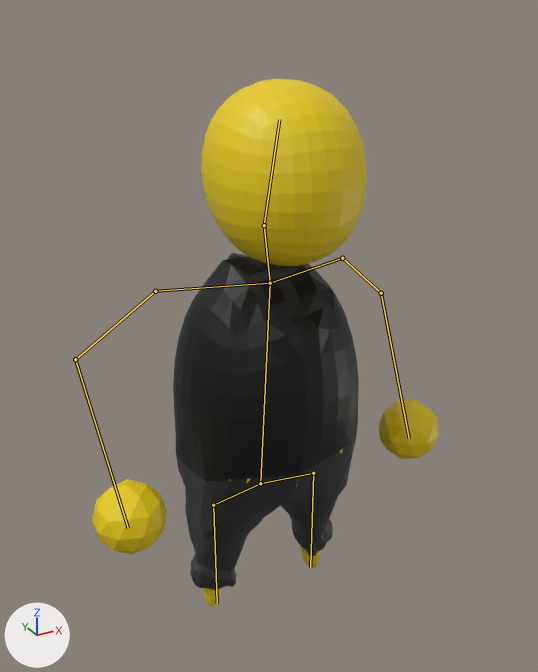
One commit to the Blender file src_assets/musician/garage musician default_2c.blend: the scene before it, then after it.
The view is the same before and after, from a 50 mm camera at (-3.14, -5.78, 3.29) aimed at (0.04, 0.0, 0.4). Every picture has the same lights, and +X, +Y and +Z are marked at lower left. The bones that bend it are drawn over the model as lines.

Objects in the first picture: 'Player'.
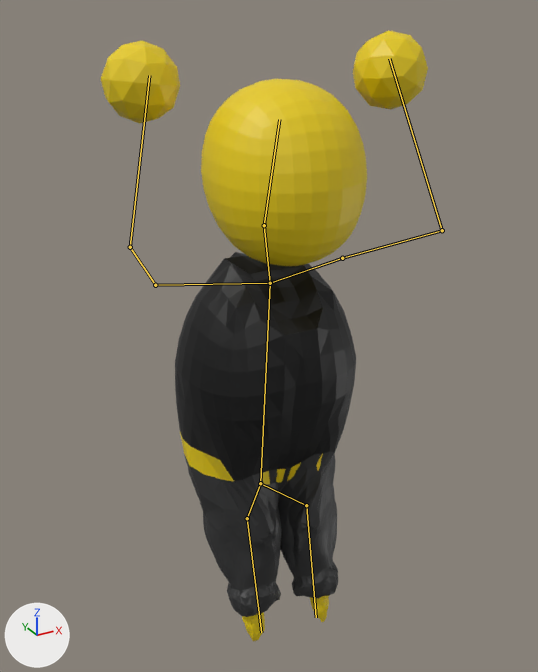
The newer file adds an action. The first version stands in its rest pose; the second is drawn at frame 80 of the action 'Drums'.

Location of each change, (x1, y1, x2, y2) in pixels of the pictures (538 x 672 px):
'Player', posed (15% taller)
    before: (92, 79, 439, 608)
    after: (101, 30, 428, 641)
bone 'Bone.007', root to tip
    before: (342, 258) to (381, 293)
    after: (342, 258) to (442, 230)
bone 'Bone.008', root to tip
    before: (381, 293) to (409, 438)
    after: (442, 230) to (389, 58)
bone 'Bone.004', root to tip
    before: (270, 283) to (155, 291)
    after: (270, 283) to (155, 285)
bone 'Bone.005', root to tip
    before: (155, 291) to (75, 359)
    after: (155, 285) to (130, 247)
bone 'Bone.006', root to tip
    before: (75, 359) to (128, 528)
    after: (130, 247) to (149, 75)
bone 'Bone.009', root to tip
    before: (260, 483) to (213, 505)
    after: (260, 483) to (247, 518)
bone 'Bone.010', root to tip
    before: (213, 505) to (217, 603)
    after: (247, 518) to (261, 632)
bone 'Bone.011', root to tip
    before: (260, 483) to (313, 473)
    after: (260, 483) to (306, 505)
bone 'Bone.012', root to tip
    before: (313, 473) to (310, 567)
    after: (306, 505) to (316, 617)

Diff of the bpy script that builds the scene:
```diff
--- a/src_assets/musician/garage musician default_2c.blend.py
+++ b/src_assets/musician/garage musician default_2c.blend.py
@@ bone_bone_007 @@
 bone_bone_007 = bpy.data.objects['Armature'].pose.bones['Bone.007']  # child of 'Bone.003'
-bone_bone_007.location = (0.0, 0.0, 0.0)
-bone_bone_007.rotation_quaternion = (1.0, 0.0, 0.0, 0.0)  # degrees (0, 0, 0)
+bone_bone_007.location = (-0.02, -0.008, -0.044)
+bone_bone_007.rotation_quaternion = (0.633, 0.658, -0.319, 0.256)  # degrees (96, -48, -8)
@@ bone_bone_008 @@
 bone_bone_008 = bpy.data.objects['Armature'].pose.bones['Bone.008']  # child of 'Bone.007'
-bone_bone_008.rotation_quaternion = (1.0, 0.0, 0.0, 0.0)  # degrees (0, 0, 0)
+bone_bone_008.rotation_quaternion = (46.308, 35.616, -16.0, 17.359)  # degrees (71, -43, 9)
@@ bone_bone_004 @@
 bone_bone_004 = bpy.data.objects['Armature'].pose.bones['Bone.004']  # child of 'Bone'
-bone_bone_004.rotation_quaternion = (1.0, 0.0, 0.0, 0.0)  # degrees (0, 0, 0)
+bone_bone_004.rotation_quaternion = (0.997, -0.078, 0.0, 0.003)  # degrees (-9, 0, 0)
@@ bone_bone_005 @@
 bone_bone_005 = bpy.data.objects['Armature'].pose.bones['Bone.005']  # child of 'Bone.004'
-bone_bone_005.location = (0.0, 0.0, 0.0)
-bone_bone_005.rotation_quaternion = (1.0, 0.0, 0.0, 0.0)  # degrees (0, 0, 0)
+bone_bone_005.location = (-0.025, 0.006, 0.042)
+bone_bone_005.rotation_quaternion = (0.222, 0.787, 0.523, 0.242)  # degrees (142, -9, 70)
@@ bone_bone_006 @@
 bone_bone_006 = bpy.data.objects['Armature'].pose.bones['Bone.006']  # child of 'Bone.005'
-bone_bone_006.rotation_quaternion = (1.0, 0.0, 0.0, 0.0)  # degrees (0, 0, 0)
+bone_bone_006.rotation_quaternion = (0.599, 0.105, 0.76, 0.227)  # degrees (-69, 120, -59)
@@ bone_bone_009 @@
 bone_bone_009 = bpy.data.objects['Armature'].pose.bones['Bone.009']  # child of 'Bone'
-bone_bone_009.rotation_quaternion = (1.0, 0.0, 0.0, 0.0)  # degrees (0, 0, 0)
+bone_bone_009.rotation_quaternion = (0.942, 0.0, 0.0, 0.336)  # degrees (0, 0, 39)
@@ bone_bone_010 @@
 bone_bone_010 = bpy.data.objects['Armature'].pose.bones['Bone.010']  # child of 'Bone.009'
-bone_bone_010.location = (0.0, 0.0, 0.0)
-bone_bone_010.rotation_quaternion = (1.0, 0.0, 0.0, 0.0)  # degrees (0, 0, 0)
+bone_bone_010.location = (0.0, 0.004, 0.0)
+bone_bone_010.rotation_quaternion = (0.995, 0.06, -0.001, 0.083)  # degrees (7, -1, 9)
@@ bone_bone_011 @@
 bone_bone_011 = bpy.data.objects['Armature'].pose.bones['Bone.011']  # child of 'Bone'
-bone_bone_011.rotation_quaternion = (1.0, 0.0, 0.0, 0.0)  # degrees (0, 0, 0)
+bone_bone_011.rotation_quaternion = (0.872, 0.0, 0.0, -0.489)  # degrees (0, 0, -59)
@@ bone_bone_012 @@
 bone_bone_012 = bpy.data.objects['Armature'].pose.bones['Bone.012']  # child of 'Bone.011'
-bone_bone_012.location = (0.0, 0.0, 0.0)
-bone_bone_012.rotation_quaternion = (1.0, 0.0, 0.0, 0.0)  # degrees (0, 0, 0)
+bone_bone_012.location = (0.0, -0.004, 0.0)
+bone_bone_012.rotation_quaternion = (0.995, 0.081, 0.0, -0.053)  # degrees (9, 1, -6)
```
